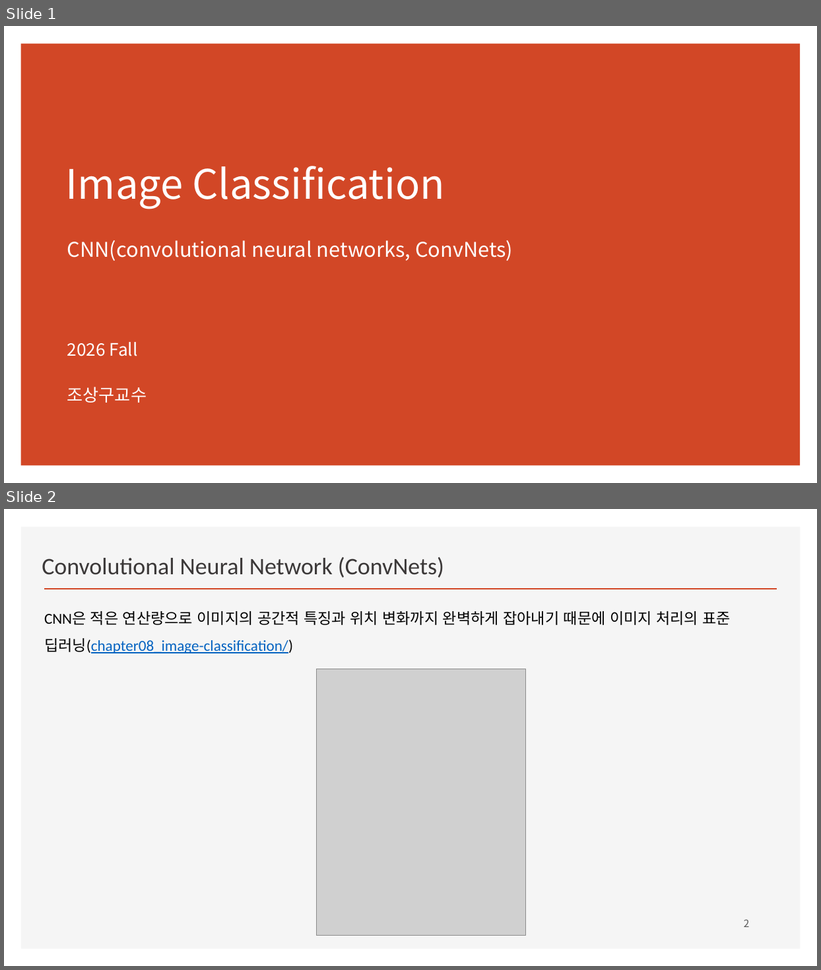
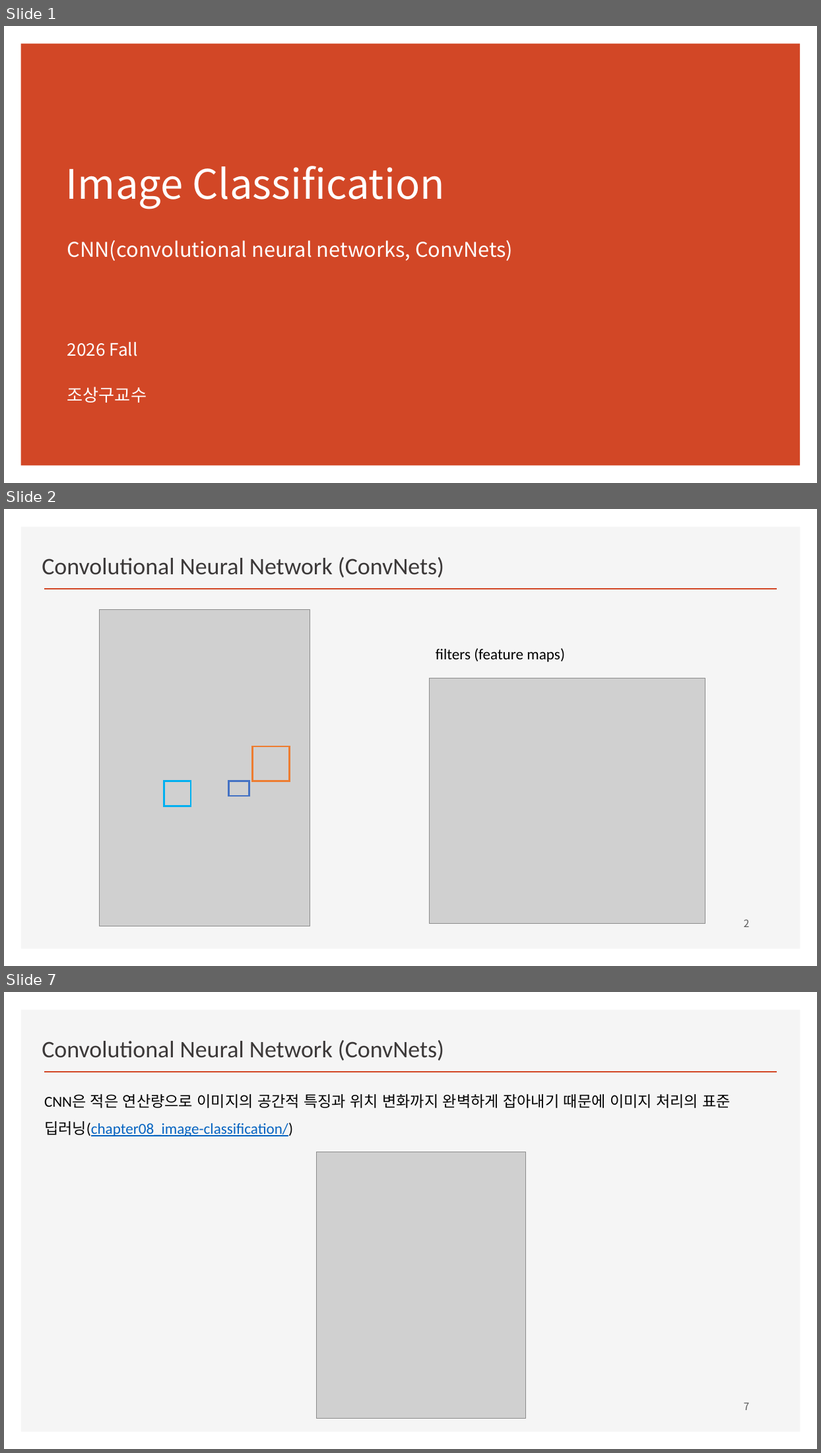
Before and after one commit to ancestor9/2026_Fall_Deep-Learning-with-Python, a slide deck: CNN/CNN.pptx. Shown one above the other, each under a label of ours: slides 1 and 2 before the commit, slides 1, 2 and 7 after it; the slides between them are not shown. The pictures are 821x970 and 821x1453 pixels, drawn with LibreOffice and Linux fonts; fonts in the diff are those of the drawing; grey boxes stand for pictures; background and template pictures are left out. Boxes give left, top, right and bottom in pixels: in the first picture for what was removed or moved away, otherwise in the second. Text is boxed around its words. In the diff, an @@ line names an element or a change of style, - is before the commit and + after.

```diff
--- a/CNN/CNN.pptx
+++ b/CNN/CNN.pptx
@@ slide 2 added at <box>4,509,817,966</box>, background #FFFFFF; not listed: 2 template elements that a slide beside it also shows @@
@@ text added at <box>42,557,444,578</box>, 28 pt, text #3B3838 @@
+Convolutional Neural Network (ConvNets)
@@ picture added at <box>100,609,310,926</box> @@
@@ text added at <box>436,648,565,662</box>, 18 pt, text #000000 @@
+filters (feature maps)
@@ picture added at <box>430,679,706,923</box> @@
@@ rectangle added at <box>252,747,289,782</box>, outline #ED7D31 2.25 pt @@
@@ rectangle added at <box>164,782,191,807</box>, outline #00B0F0 2.25 pt @@
@@ rectangle added at <box>229,782,250,796</box>, outline #4472C4 2.25 pt @@
@@ page number added at <box>744,920,750,927</box>, 12 pt, text #595959 @@
+2
@@ what was slide 2 is now slide 7 @@
@@ page number at <box>744,1403,750,1410</box>: text changed @@
-2
+7
```
Also in this commit, not shown: 4 other slides added.
